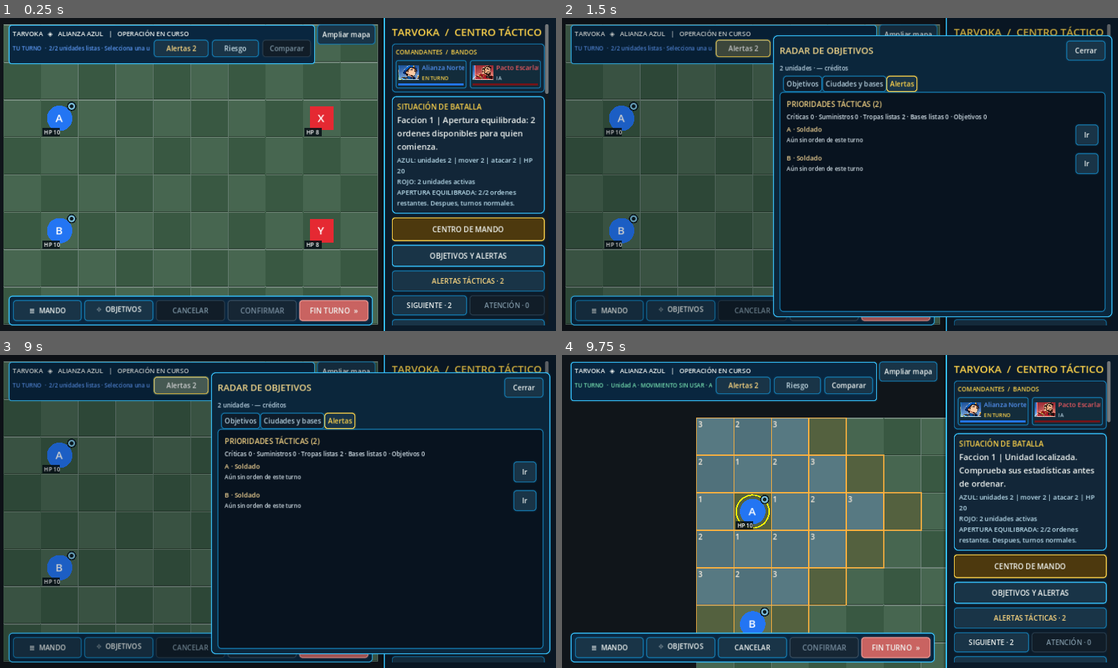
Above: before the commit, frames 1-4 (two rows, left to right).
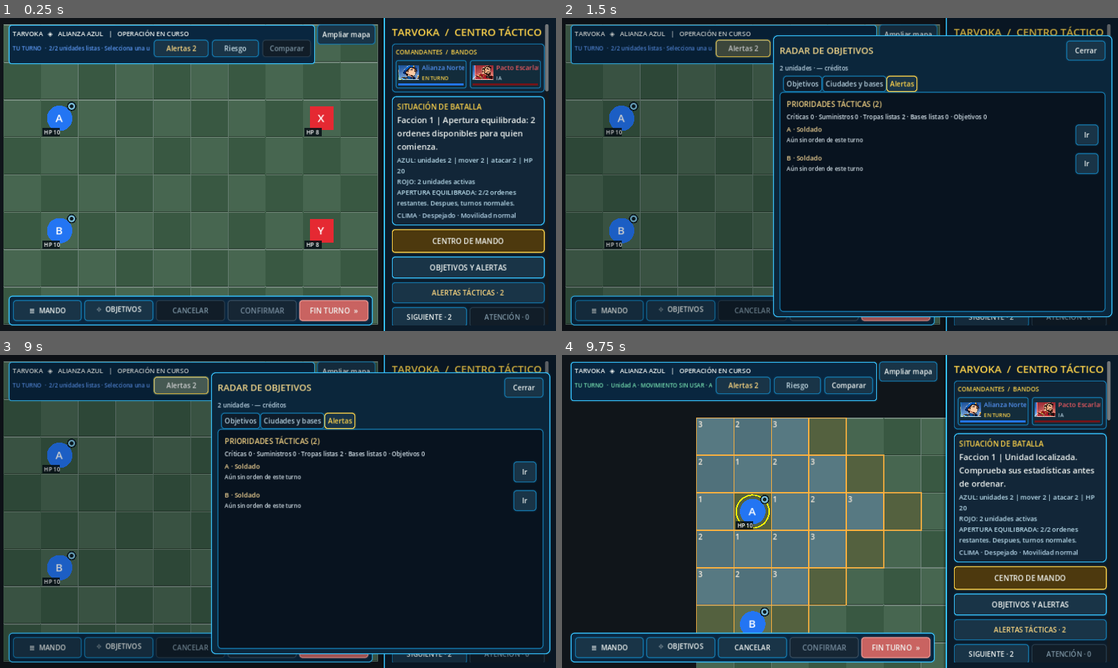
Above: after the commit, the same moments.

Repository: edwinrodri12/Tarvoka
Game: Godot game, scene res://scenes/Main.tscn
Same seed, same stepped clock (60 frames per second), same inputs: the game is played once before the commit and once after it.
Inputs:
- Up to frame 1 (0.25 s): no input
- Up to frame 2 (1.5 s): click "Alertas 2" at 0.5 s; click "Riesgo" at 1.25 s
- Up to frame 3 (9 s): click "≡ MANDO" at 2 s; click "⌖ OBJETIVOS" at 2.75 s; click "Ampliar mapa" at 3.5 s; click "CENTRO DE MANDO" at 4.25 s; click "OBJETIVOS Y ALERTAS" at 5 s; click "ALERTAS TÁCTICAS · 2" at 5.75 s; click "SIGUIENTE · 2" at 6.5 s; click "AMENAZAS Y COBERTURA" (after the commit: "Riesgo") at 7.25 s; click "Cerrar" at 8 s; click "Alertas 2" at 8.75 s
- Up to frame 4 (9.75 s): click "Ir" at 9.5 s

The runs differ from the first frame. In frame 1, 5.6% of the frame differs, in the area x 70-99%, y 23-99%; in frame 2, 0.4%; in frame 3, 0.4%; in frame 4, 5.6%.

Commit message:
feat(weather): climate selection in skirmish/advanced UI with live HUD and next-battle persistence

Diff:
--- a/scripts/ui/Main.gd
+++ b/scripts/ui/Main.gd
@@ -35,6 +35,7 @@
 const GameUiTheme = preload("res://scripts/ui/GameUiTheme.gd")
 const TurnReadout = preload("res://scripts/ui/BattleTurnReadout.gd")
 const QuickNavigation = preload("res://scripts/ui/QuickUnitNavigation.gd")
+const Weather = preload("res://scripts/core/Weather.gd")
 const MoveRiskData = preload("res://scripts/ui/MoveRiskComparison.gd")
 const MoveRiskCard = preload("res://scripts/ui/MoveRiskCard.gd")
 const DestinationComparison = preload("res://scripts/ui/DestinationComparison.gd")
@@ -125,6 +126,9 @@
 var balance_picker: OptionButton
 var roster_picker: OptionButton
 var fog_picker: OptionButton
+var weather_picker: OptionButton
+var weather_status: Label
+var compact_weather: Label
 var relay_picker: OptionButton
 var economy_picker: OptionButton
 var economy_status: Label
@@ -447,6 +451,11 @@
     battlefield_status.add_theme_font_size_override("font_size", 17)
     battlefield_status.add_theme_color_override("font_color", Color(0.74, 0.88, 0.94))
     panel.add_child(battlefield_status)
+    weather_status = Label.new()
+    weather_status.name = "ClimaActualEnBatalla"
+    weather_status.add_theme_font_size_override("font_size",15)
+    weather_status.add_theme_color_override("font_color",Color("#B8D8EC"))
+    panel.add_child(weather_status)
     relay_status = Label.new()
     relay_status.visible = board.state.has("control")
     relay_status.autowrap_mode = TextServer.AUTOWRAP_WORD_SMART
@@ -736,6 +745,17 @@
     fog_picker.add_item("Niebla y reconocimiento", 1)
     fog_picker.select(1 if board.state.get("fog_enabled", false) else 0)
     panel.add_child(fog_picker)
+    var weather_heading := Label.new()
+    weather_heading.text = "CONDICIONES CLIMÁTICAS"
+    weather_heading.add_theme_font_size_override("font_size",16)
+    panel.add_child(weather_heading)
+    weather_picker = OptionButton.new()
+    weather_picker.custom_minimum_size.y = 54
+    weather_picker.add_item("Despejado · terreno seco",0)
+    weather_picker.add_item("Lluvia · barro y adherencia",1)
+    weather_picker.add_item("Nieve · hielo y suelo difícil",2)
+    weather_picker.select(Weather.TYPES.find(Weather.from_state(board.state)))
+    panel.add_child(weather_picker)
 
     var fog_help := Label.new()
     fog_help.text = "Niebla: Guardia y otras clases ven 3 casillas, Rastreador y exploradores clasicos ven 5. Las montanas bloquean la vista; solo puedes atacar objetivos visibles."
@@ -902,7 +922,7 @@
     section.text = "SITUACIÓN DE BATALLA"
     GameUiTheme.section(section)
     intel.add_child(section)
-    for item in [status_label,economy_status,battlefield_status,relay_status,economy_event,enemy_turn_label,autosave_alert]:
+    for item in [status_label,economy_status,battlefield_status,weather_status,relay_status,economy_event,enemy_turn_label,autosave_alert]:
         item.reparent(intel,false)
     status_label.add_theme_font_size_override("font_size",19)
     battlefield_status.add_theme_font_size_override("font_size",15)
@@ -1011,6 +1031,12 @@
     compact_turn_cue.add_theme_font_size_override("font_size",12)
     compact_turn_cue.add_theme_color_override("font_color",Color("#75DFB0"))
     title_row.add_child(compact_turn_cue)
+    compact_weather = Label.new()
+    compact_weather.name = "ClimaEnHUDAndroid"
+    compact_weather.add_theme_font_size_override("font_size",12)
+    compact_weather.add_theme_color_override("font_color",Color("#B7E0EC"))
+    compact_weather.mouse_filter = Control.MOUSE_FILTER_IGNORE
+    title_row.add_child(compact_weather)
     commander_compact_strip = CommanderIdentityStrip.new()
     commander_compact_strip.compact = true
     commander_compact_strip.name = "ComandantesEnPantallaMovil"
@@ -1433,6 +1459,13 @@
         unit_summary_refresh_count += 1
         var readout: Dictionary = TurnReadout.snapshot(
             board.state,board.selected_id,board.pending_order,board.ai_enabled)
+        var climate: String = Weather.from_state(board.state)
+        _update_text(weather_status,"CLIMA · %s · %s" % [
+            Weather.label(climate),
+            "Movilidad normal" if climate == Weather.CLEAR else
+                ("Barro: ruedas fuera de carretera" if climate == Weather.RAIN else "Nieve: suelo difícil y hielo")
+        ])
+        _update_text(compact_weather,"CLIMA: %s" % Weather.label(climate))
         var active_side: int = int(board.state.get("faction",-1))
         if _last_turn_side == -2:
             _last_turn_side = active_side
@@ -1880,6 +1913,7 @@
 func _new_game() -> void:
     var mode_name := "Simetrico" if balance_picker.get_selected_id() == 1 else "Entrenamiento"
     var fog_name := "niebla de guerra" if fog_picker.get_selected_id() == 1 else "mapa visible"
+    var weather_name: String = Weather.label(str(Weather.TYPES[weather_picker.get_selected_id()]))
     var objective_name := "control de reles" if relay_picker.get_selected_id() == 1 else "eliminacion"
     var roster_name := "32 clases modernas" if roster_picker.get_selected_id() == 2 else ("5 clases experimentales" if roster_picker.get_selected_id() == 1 else "soldados clasicos")
     if roster_picker.get_selected_id() == 2:
@@ -1893,7 +1927,7 @@
     var map_name: String = "%s (%d × %d)" % [Scenarios.label(scenario_picker.get_selected_id()),dimensions.x,dimensions.y]
     if scenario_picker.get_selected_id() == Scenarios.RANDOM_SCENARIO_ID:
         map_name += " (semilla %d)" % int(map_seed_picker.value)
-    new_game_dialog.dialog_text = "Iniciar %s en modo %s con %s, %s, %s y objetivo %s? Comienza %s. Se reemplaza el autoguardado. La partida manual se conserva." % [map_name, mode_name, roster_name, fog_name, urban_name, objective_name, starter_name]
+    new_game_dialog.dialog_text = "Iniciar %s en modo %s con %s, %s, %s, clima %s y objetivo %s? Comienza %s. Se reemplaza el autoguardado. La partida manual se conserva." % [map_name, mode_name, roster_name, fog_name, urban_name, weather_name, objective_name, starter_name]
     var match_identity: Dictionary = _pending_visual_factions if Identity.is_valid(_pending_visual_factions) else Identity.from_state(board.state)
     if Identity.is_valid(match_identity):
         new_game_dialog.dialog_text += "\nBandos: %s contra %s (identidad visual)." % [
@@ -1912,7 +1946,7 @@
         return
     var seed: int = int(map_seed_picker.value) if scenario_picker.get_selected_id() == Scenarios.RANDOM_SCENARIO_ID else 0
     var next_identity: Dictionary = _pending_visual_factions if Identity.is_valid(_pending_visual_factions) else (Identity.from_state(board.state) if board.state.has(Identity.STATE_FIELD) else {})
-    board.new_game(scenario_picker.get_selected_id(), balanc …(253 unchanged characters)… eed, _selected_map_size(), next_identity)
+    board.new_game(scenario_picker.get_selected_id(), balanc …(253 unchanged characters)… eed, _selected_map_size(), next_identity, str(Weather.TYPES[weather_picker.get_selected_id()]))
     _pending_visual_factions.clear()
     call_deferred("_frame_camera_after_layout")
     if skirmish_setup != null and skirmish_setup.visible:
@@ -2030,6 +2064,7 @@
         "factions":Identity.from_state(board.state),
         "scenario":scenario_picker.get_selected_id(), "size":map_size_picker.get_selected_id(),
         "roster":roster_picker.get_selected_id(), "fog":fog_picker.get_selected_id(),
+        "weather":weather_picker.get_selected_id(),
         "economy":economy_picker.get_selected_id(), "objective":relay_picker.get_selected_id(),
         "balance":balance_picker.get_selected_id(), "first":first_picker.get_selected_id(),
         "seed":int(map_seed_picker.value)
@@ -2066,6 +2101,7 @@
     map_size_picker.select(int(configuration["size"]))
     roster_picker.select(int(configuration["roster"]))
     fog_picker.select(int(configuration["fog"]))
+    weather_picker.select(int(configuration.get("weather",0)))
     economy_picker.select(int(configuration["economy"]))
     relay_picker.select(int(configuration["objective"]))
     balance_picker.select(int(configuration["balance"]))
